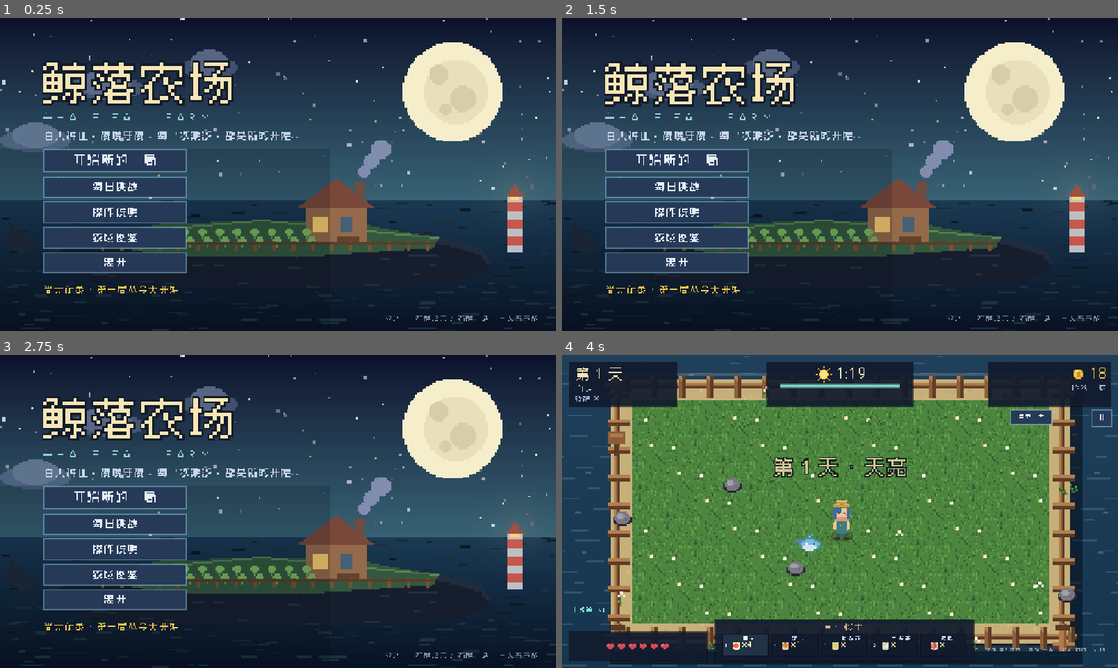
Above: before the commit, frames 1-4 (two rows, left to right).
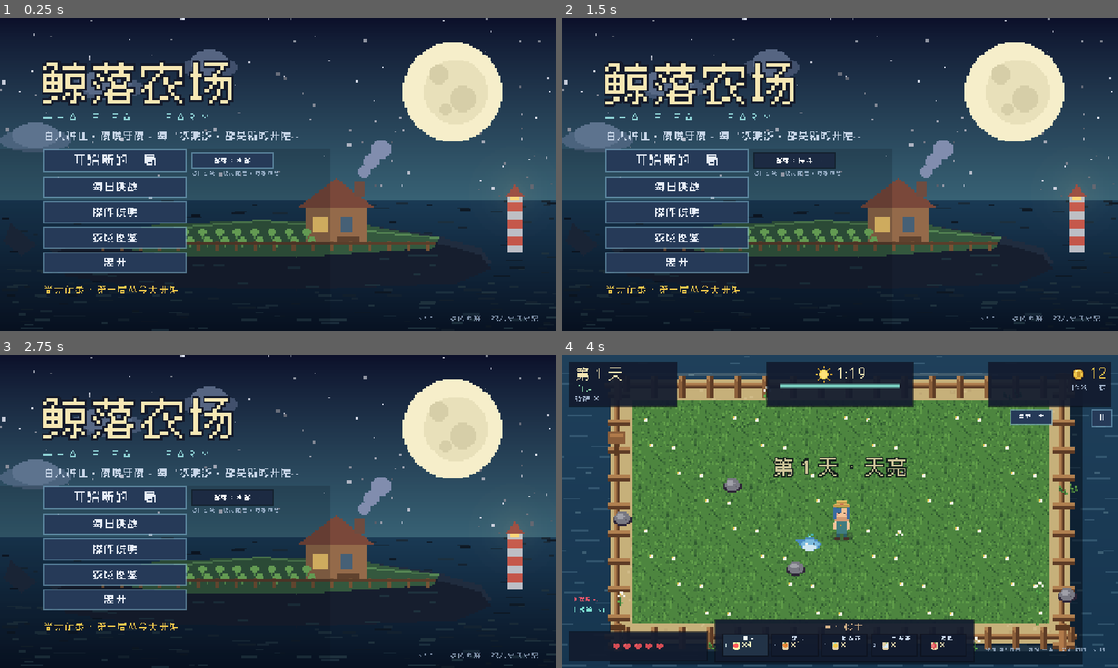
Above: after the commit, the same moments.

Repository: ElectLive/whale-fall-farm
Game: Godot game, scene res://scenes/main.tscn
Same seed, same stepped clock (60 frames per second), same inputs: the game is played once before the commit and once after it.
Inputs (mouse positions are in pixels of both pictures, inside the frame that each line leads up to):
- Up to frame 1 (0.25 s): no input
- Up to frame 2 (1.5 s): click (795, 161) at 0.5 s, where only the run after the commit has a clickable "难度：困难"; click (795, 161) at 1.25 s, where only the run after the commit has a clickable "难度：休闲"
- Up to frame 3 (2.75 s): click (233, 498) at 2 s, where only the run after the commit has a clickable "难度：标准"
- Up to frame 4 (4 s): click "开始新的一局" at 2.75 s; click (745, 646) at 3.52 s

The runs differ from the first frame. In frame 1, 0.4% of the frame differs, in the area x 34-97%, y 42-97%; in frame 2, 1.0%; in frame 3, 1.0%; in frame 4, 0.2%.

Commit message:
v2.3.0: difficulty modes, hard by default, stronger enemy scaling

Diff:
--- a/project.godot
+++ b/project.godot
@@ -5,7 +5,7 @@
 [application]
 
 config/name="鲸落农场 Whale Fall Farm"
-config/version="2.2.0"
+config/version="2.3.0"
 config/description="一个农场 + Roguelike 小游戏：白天种田，夜晚守夜。所有美术与音乐均由程序生成。"
 run/main_scene="res://scenes/main.tscn"
 config/features=PackedStringArray("4.7", "GL Compatibility")
--- a/scripts/data.gd
+++ b/scripts/data.gd
@@ -6,6 +6,7 @@
 const FARM_W := 15
 const FARM_H := 8
 const WIN_DAY := 7
+const DIFFICULTY_NAMES := ["休闲", "标准", "困难"]
 
 const CROPS := {
 	"radish": {
@@ -122,26 +123,76 @@
 
 
 static func night_plan(day: int) -> Array:
+	var plan: Array
 	if day == WIN_DAY:
-		return [
+		plan = [
 			{"kind": "slime", "count": 6},
 			{"kind": "crow", "count": 3},
 			{"kind": "vine", "count": 2},
 			{"kind": "frog", "count": 3},
 			{"kind": "beetle", "count": 2},
 		]
-	var extra := maxi(0, day - 7)
-	return [
-		{"kind": "slime", "count": 4 + (day - 1) * 2 + extra * 2},
-		{"kind": "crow", "count": maxi(0, day - 1) + extra},
-		{"kind": "vine", "count": maxi(0, day - 3) + extra},
-		{"kind": "frog", "count": maxi(0, day - 4) + extra},
-		{"kind": "beetle", "count": maxi(0, day - 5) + extra},
-	]
+	else:
+		var extra := maxi(0, day - 7)
+		plan = [
+			{"kind": "slime", "count": 4 + (day - 1) * 2 + extra * 2},
+			{"kind": "crow", "count": maxi(0, day - 1) + extra},
+			{"kind": "vine", "count": maxi(0, day - 3) + extra},
+			{"kind": "frog", "count": maxi(0, day - 4) + extra},
+			{"kind": "beetle", "count": maxi(0, day - 5) + extra},
+		]
+	var factor := diff_count()
+	for entry in plan:
+		entry["count"] = maxi(1, roundi(float(entry["count"]) * factor))
+	return plan
 
 
 static func hp_scale(day: int) -> float:
-	return 1.0 + (day - 1) * 0.12
+	return (1.0 + (day - 1) * 0.12) * diff_hp()
+
+
+static func speed_scale(day: int) -> float:
+	return (1.0 + (day - 1) * 0.045) * diff_speed()
+
+
+static func diff_index() -> int:
+	return clampi(int(SaveGame.difficulty), 0, 2)
+
+
+static func diff_hp() -> float:
+	return [0.9, 1.0, 1.35][diff_index()]
+
+
+static func diff_speed() -> float:
+	return [0.95, 1.0, 1.3][diff_index()]
+
+
+static func diff_count() -> float:
+	return [0.85, 1.0, 1.45][diff_index()]
+
+
+static func diff_spawn() -> float:
+	return [1.15, 1.0, 0.75][diff_index()]
+
+
+static func diff_gull() -> float:
+	return [1.3, 1.0, 0.65][diff_index()]
+
+
+static func diff_invuln() -> float:
+	return [1.1, 1.0, 0.65][diff_index()]
+
+
+static func diff_elite_bonus() -> float:
+	return [0.0, 0.0, 0.05][diff_index()]
+
+
+static func starting_gold() -> int:
+	return [22, 18, 12][diff_index()]
+
+
+static func starting_hp() -> int:
+	return [7, 6, 5][diff_index()]
 
 
 static func seed_pack() -> Array:
--- a/scripts/hud.gd
+++ b/scripts/hud.gd
@@ -26,6 +26,7 @@
 var _seed_keys: Array[Label] = []
 var _hint: Label
 var pet_label: Label
+var difficulty_label: Label
 var hover_label: Label
 var _pause_btn: Button
 var _skip_btn: Button
@@ -209,6 +210,11 @@
 	pet_label.size = Vector2(170, 24)
 	add_child(pet_label)
 
+	difficulty_label = UiKit.label("困难模式", 14, Color("#e2556b"))
+	difficulty_label.position = Vector2(22, 554)
+	difficulty_label.size = Vector2(170, 22)
+	add_child(difficulty_label)
+
 	hover_label = UiKit.label("", 16, Color("#f6f7fb"))
 	hover_label.position = Vector2(0, 0)
 	hover_label.size = Vector2(420, 24)
@@ -405,6 +411,15 @@
 		pet_label.text = "小鲸鱼 Lv%d" % level
 
 
+func set_difficulty(idx: int) -> void:
+	if difficulty_label == null:
+		return
+	var names := ["休闲模式", "标准模式", "困难模式"]
+	var colors := [Color("#8fe0b0"), Color("#c8d6e8"), Color("#e2556b")]
+	difficulty_label.text = names[clampi(idx, 0, 2)]
+	difficulty_label.add_theme_color_override("font_color", colors[clampi(idx, 0, 2)])
+
+
 func _seed_icon_id(crop_id: String) -> String:
 	if crop_id == "moonwheat":
 		return "moon"
--- a/scripts/main.gd
+++ b/scripts/main.gd
@@ -372,7 +372,7 @@
 	daily_mode = false
 	pending_active = false
 	day = 1
-	gold = 18
+	gold = GameData.starting_gold()
 	run_gold = 0
 	day_gold = 0
 	kills = 0
@@ -411,8 +411,12 @@
 	player = Player.new()
 	player.setup(self)
 	player.position = farm.tile_center(Vector2i(7, 4))
+	player.max_hp = GameData.starting_hp()
+	player.hp = player.max_hp
 	entities.add_child(player)
 	player.died.connect(_on_player_signal_died)
+	hud.refresh_hearts(player.hp, player.max_hp)
+	hud.set_difficulty(SaveGame.difficulty)
 
 	pet = PetWhale.new()
 	pet.setup(self)
@@ -471,7 +475,7 @@
 	day_gold = 0
 	day_kills = 0
 	forage_timer = 2.5
-	day_gull_timer = 16.0
+	day_gull_timer = 16.0 * GameData.diff_gull()
 	fireflies.emitting = false
 	sea.set_night(false)
 	var wet := rainy or stormy
@@ -554,7 +558,7 @@
 
 
 func enemy_speed_mult() -> float:
-	return float(mods["slow"])
+	return float(mods["slow"]) * GameData.speed_scale(day)
 
 
 func is_night_phase() -> bool:
@@ -583,7 +587,7 @@
 		phase_time -= delta
 		day_gull_timer -= delta
 		if day_gull_timer <= 0.0:
-			day_gull_timer = rng.randf_range(16.0, 23.0)
+			day_gull_timer = rng.randf_range(16.0, 23.0) * GameData.diff_gull()
 			if not crops.is_empty() and not _has_gull():
 				_spawn_day_gull()
 		forage_timer -= delta
@@ -777,7 +781,7 @@
 
 
 func _tick_spawning() -> void:
-	var interval := maxf(0.7, SPAWN_INTERVAL_BASE - day * 0.09)
+	var interval := maxf(0.55, (SPAWN_INTERVAL_BASE - day * 0.09) * GameData.diff_spawn())
 	while spawn_timer <= 0.0 and not night_queue.is_empty():
 		var kind: String = night_queue.pop_front()
 		_spawn_enemy(kind)
@@ -793,7 +797,7 @@
 	e.setup(kind, pos, self, GameData.hp_scale(day))
 	entities.add_child(e)
 	enemies.append(e)
-	if kind != "boss" and rng.randf() < 0.08 + day * 0.005:
+	if kind != "boss" and rng.randf() < 0.08 + day * 0.005 + GameData.diff_elite_bonus():
 		e.make_elite()
 	if not test_mode:
 		SaveGame.discover_enemy(kind)
@@ -1978,6 +1982,8 @@
 	_test_failures = 0
 	_test_checks = 0
 	test_mode = true
+	var old_difficulty := SaveGame.difficulty
+	SaveGame.difficulty = 1
 
 	start_new_run(4242)
 	_check(state == State.DAY, "run starts in DAY state")
@@ -1986,6 +1992,19 @@
 	_check(pet != null, "pet whale spawned")
 	_check(Engine.max_fps == 60, "fps cap is 60")
 	_check(gold == 18, "starting gold is 18")
+	SaveGame.difficulty = 2
+	var hard_hp := GameData.hp_scale(1)
+	SaveGame.difficulty = 1
+	_check(hard_hp > GameData.hp_scale(1), "hard mode scales enemy hp")
+	var normal_wave := 0
+	for entry in GameData.night_plan(3):
+		normal_wave += int(entry["count"])
+	SaveGame.difficulty = 2
+	var hard_wave := 0
+	for entry in GameData.night_plan(3):
+		hard_wave += int(entry["count"])
+	SaveGame.difficulty = 1
+	_check(hard_wave > normal_wave, "hard mode adds more night enemies")
 
 	# mouse interaction helpers
 	player.position = farm.tile_center(Vector2i(2, 3))
@@ -2279,6 +2298,12 @@
 	skip_day()
 	_check(state == State.NIGHT, "skip day starts the night")
 
+	# hard mode start
+	SaveGame.difficulty = 2
+	start_new_run(4242)
+	_check(gold == 12 and player != null and player.max_hp == 5, "hard mode starts with 5 hp and 12 gold")
+	SaveGame.difficulty = 1
+
 	# save/load roundtrip in memory
 	var old_best := SaveGame.best_day
 	SaveGame.best_day = 9
@@ -2287,6 +2312,7 @@
 	SaveGame.load_data()
 	_check(SaveGame.best_day == 9, "save/load roundtrip")
 	SaveGame.best_day = old_best
+	SaveGame.difficulty = old_difficulty
 	SaveGame.save_data()
 
 	test_mode = false
--- a/scripts/player.gd
+++ b/scripts/player.gd
@@ -207,7 +207,7 @@
 	if dead or invuln > 0.0:
 		return
 	hp -= amount
-	invuln = 0.9
+	invuln = 0.9 * GameData.diff_invuln()
 	hurt_flash = 0.5
 	game.on_player_hurt(amount, source)
 	if hp <= 0:
--- a/scripts/save_game.gd
+++ b/scripts/save_game.gd
@@ -12,6 +12,7 @@
 var screen_shake_on := true
 var reduce_flash := false
 var auto_aim := false
+var difficulty := 2
 var daily_best_day := 0
 var daily_best_date := ""
 var save_version := 2
@@ -55,6 +56,7 @@
 	screen_shake_on = bool(cfg.get_value("settings", "screen_shake_on", true))
 	reduce_flash = bool(cfg.get_value("settings", "reduce_flash", false))
 	auto_aim = bool(cfg.get_value("settings", "auto_aim", false))
+	difficulty = int(cfg.get_value("settings", "difficulty", 2))
 	daily_best_day = int(cfg.get_value("records", "daily_best_day", 0))
 	daily_best_date = String(cfg.get_value("records", "daily_best_date", ""))
 	save_version = int(cfg.get_value("meta", "save_version", 1))
@@ -93,6 +95,7 @@
 	cfg.set_value("settings", "screen_shake_on", screen_shake_on)
 	cfg.set_value("settings", "reduce_flash", reduce_flash)
 	cfg.set_value("settings", "auto_aim", auto_aim)
+	cfg.set_value("settings", "difficulty", difficulty)
 	cfg.set_value("meta", "save_version", save_version)
 	cfg.set_value("records", "daily_best_day", daily_best_day)
 	cfg.set_value("records", "daily_best_date", daily_best_date)
--- a/scripts/title_screen.gd
+++ b/scripts/title_screen.gd
@@ -8,6 +8,7 @@
 signal quit_requested
 
 var _title: Label
+var _diff_btn: Button
 var _help: PanelContainer
 var _t := 0.0
 
@@ -61,6 +62,18 @@
 		start_requested.emit())
 	add_child(start)
 
+	_diff_btn = UiKit.button("难度：%s" % GameData.DIFFICULTY_NAMES[GameData.diff_index()], 16)
+	_diff_btn.position = Vector2(440, 310)
+	_diff_btn.size = Vector2(190, 36)
+	_diff_btn.custom_minimum_size = Vector2(190, 36)
+	_diff_btn.mouse_default_cursor_shape = Control.CURSOR_POINTING_HAND
+	_diff_btn.pressed.connect(_cycle_difficulty)
+	add_child(_diff_btn)
+	var diff_hint := UiKit.label("点此切换 · 敌人强度 / 夜潮密度", 13, Color(0.72, 0.8, 0.9, 0.75))
+	diff_hint.position = Vector2(440, 350)
+	diff_hint.size = Vector2(220, 20)
+	add_child(diff_hint)
+
 	var daily := UiKit.button("每日挑战", 24)
 	daily.position = Vector2(100, 364)
 	daily.size = Vector2(330, 50)
@@ -94,7 +107,7 @@
 	best.size = Vector2(620, 30)
 	add_child(best)
 
-	var version := UiKit.label("v2.2.0 · 左键攻击 / 右键干活 · 白天有事做", 17, Color(0.68, 0.76, 0.86, 0.7))
+	var version := UiKit.label("v2.3.0 · 默认困难 · 敌人更快更密", 17, Color(0.68, 0.76, 0.86, 0.7))
 	version.position = Vector2(720, 680)
 	version.size = Vector2(520, 24)
 	version.horizontal_alignment = HORIZONTAL_ALIGNMENT_RIGHT
@@ -149,6 +162,13 @@
 	Audio.sfx("click")
 
 
+func _cycle_difficulty() -> void:
+	SaveGame.difficulty = (int(SaveGame.difficulty) + 1) % 3
+	SaveGame.save_data()
+	_diff_btn.text = "难度：%s" % GameData.DIFFICULTY_NAMES[GameData.diff_index()]
+	Audio.sfx("click")
+
+
 func _process(delta: float) -> void:
 	_t += delta
 	_title.position.y = 92.0 + sin(_t * 1.4) * 4.0
Not shown, changed: export_presets.cfg
Binary file changed: screenshots/shot_day.png
Binary file changed: screenshots/shot_title.png
Not shown, changed: CHANGELOG.md
Not shown, changed: README.md
Not shown, changed: docs/design.md
Not shown, changed: docs/devlog.md
Not shown, changed: docs/updates20.md
